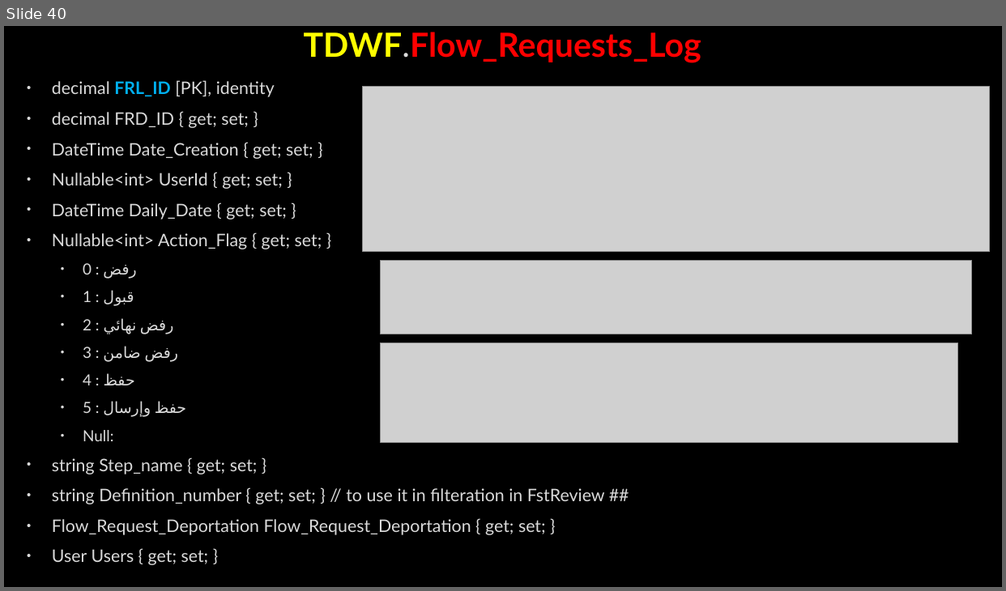
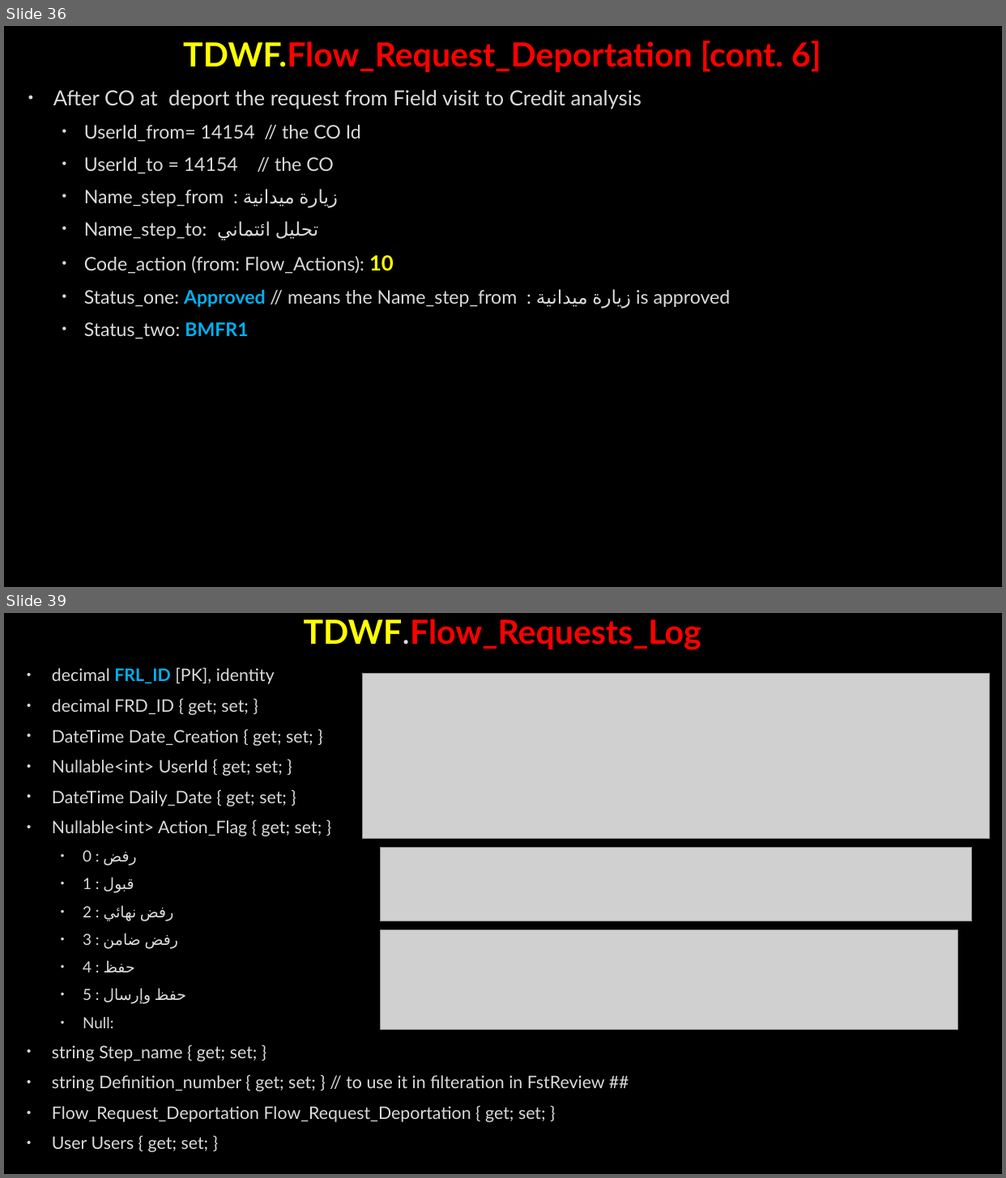
Before and after one commit to AhmedMohamedSamir1/Summary, a slide deck: Dot Net/Business.pptx. Shown one above the other, each under a label of ours: slide 40 before the commit, slides 36 and 39 after it; the slides between them are not shown. The pictures are 1006x591 and 1006x1178 pixels, drawn with LibreOffice and Linux fonts; fonts in the diff are those of the drawing; grey boxes stand for pictures; background and template pictures are left out. Boxes give left, top, right and bottom in pixels: in the first picture for what was removed or moved away, otherwise in the second. Text is boxed around its words. In the diff, an @@ line names an element or a change of style, - is before the commit and + after.

```diff
--- a/Dot Net/Business.pptx
+++ b/Dot Net/Business.pptx
@@ slide 36 added at (4, 26, 1002, 587), background picture (left out) @@
@@ title added at (183, 41, 821, 72), 32 pt, text #FF0000, bold @@
+TDWF.Flow_Request_Deportation [cont. 6]
@@ text added at (53, 90, 731, 339), 18 pt, text #DADADA @@
+• After CO at deport the request from Field visit to Credit analysis
+  • UserId_from= 14154 // the CO Id
+  • UserId_to = 14154 // the CO
+  • Name_step_from : زيارة ميدانية
+  • Name_step_to: تحليل ائتماني
+  • Code_action (from: Flow_Actions): 10
+  • Status_one: Approved // means the Name_step_from : زيارة ميدانية is approved
+  • Status_two: BMFR1
@@ what was slide 40 is now slide 39 @@
```
Also in this commit, not shown: 10 slides changed, 16 other slides added, 7 slides removed, 3 other files.
